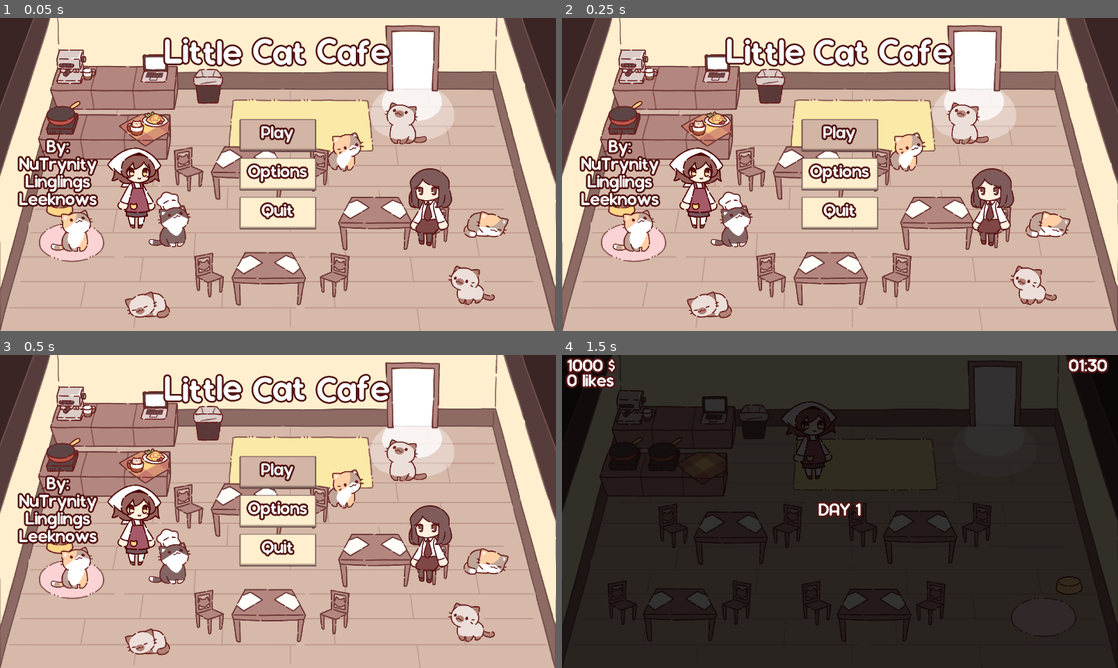
Above: before the commit, frames 1-4 (two rows, left to right).
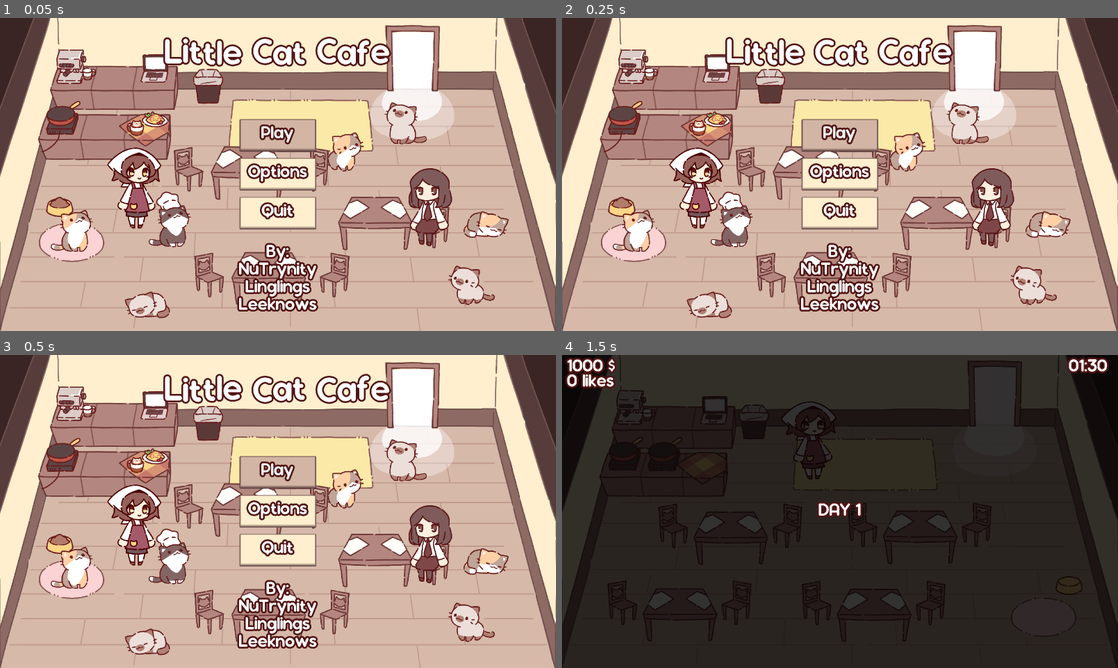
Above: after the commit, the same moments.

Repository: NuTrynity/Little-Cat-Cafe
Game: Godot game, scene res://Nodes/UI/main_menu.tscn
The game is run twice, just before and just after one commit, with the same random seed, the same clock (stepped at 60 frames per second) and the same inputs.
Inputs (mouse positions are in pixels of both pictures, inside the frame that each line leads up to):
- Up to frame 1 (0.05 s): no input
- Up to frame 2 (0.25 s): no input
- Up to frame 3 (0.5 s): no input
- Up to frame 4 (1.5 s): click "Play" at 0.5 s; move the mouse to (962, 495) at 1.27 s; hold Right (move_right) from 1.28 s (still down); hold E (interact) from 1.28 s (still down); click (962, 495) at 1.42 s

The runs differ from the first frame. In frame 1, 3.6% of the frame differs, in the area x 3-58%, y 38-94%; in frame 2, 3.6%; in frame 3, 3.6%; in frame 4, nothing differs.

Commit message:
added animation to game finished

Diff:
--- a/Nodes/UI/game_condition.tscn
+++ b/Nodes/UI/game_condition.tscn
@@ -6,6 +6,10 @@
 [ext_resource type="Resource" uid="uid://bgrjpjih4rwxy" path="res://CustomResources/PlayerMeal.tres" id="3_mtk45"]
 
 [sub_resource type="StyleBoxFlat" id="StyleBoxFlat_7jvi7"]
+content_margin_left = 0.0
+content_margin_top = 0.0
+content_margin_right = 0.0
+content_margin_bottom = 0.0
 bg_color = Color(0.392157, 1, 0.478431, 1)
 
 [sub_resource type="Animation" id="Animation_xderw"]
@@ -230,6 +234,66 @@
 "update": 0,
 "values": [Vector2(1, 1)]
 }
+tracks/10/type = "value"
+tracks/10/imported = false
+tracks/10/enabled = true
+tracks/10/path = NodePath("Results/Label/RatingBar:theme_override_styles/fill:bg_color")
+tracks/10/interp = 1
+tracks/10/loop_wrap = true
+tracks/10/keys = {
+"times": PackedFloat32Array(0),
+"transitions": PackedFloat32Array(1),
+"update": 0,
+"values": [Color(0.392157, 1, 0.478431, 1)]
+}
+tracks/11/type = "value"
+tracks/11/imported = false
+tracks/11/enabled = true
+tracks/11/path = NodePath("Results/Label/RatingBar:theme_override_styles/fill:expand_margin_left")
+tracks/11/interp = 1
+tracks/11/loop_wrap = true
+tracks/11/keys = {
+"times": PackedFloat32Array(0),
+"transitions": PackedFloat32Array(1),
+"update": 0,
+"values": [0.0]
+}
+tracks/12/type = "value"
+tracks/12/imported = false
+tracks/12/enabled = true
+tracks/12/path = NodePath("Results/Label/RatingBar:theme_override_styles/fill:expand_margin_top")
+tracks/12/interp = 1
+tracks/12/loop_wrap = true
+tracks/12/keys = {
+"times": PackedFloat32Array(0),
+"transitions": PackedFloat32Array(1),
+"update": 0,
+"values": [0.0]
+}
+tracks/13/type = "value"
+tracks/13/imported = false
+tracks/13/enabled = true
+tracks/13/path = NodePath("Results/Label/RatingBar:theme_override_styles/fill:expand_margin_right")
+tracks/13/interp = 1
+tracks/13/loop_wrap = true
+tracks/13/keys = {
+"times": PackedFloat32Array(0),
+"transitions": PackedFloat32Array(1),
+"update": 0,
+"values": [0.0]
+}
+tracks/14/type = "value"
+tracks/14/imported = false
+tracks/14/enabled = true
+tracks/14/path = NodePath("Results/Label/RatingBar:theme_override_styles/fill:expand_margin_bottom")
+tracks/14/interp = 1
+tracks/14/loop_wrap = true
+tracks/14/keys = {
+"times": PackedFloat32Array(0),
+"transitions": PackedFloat32Array(1),
+"update": 0,
+"values": [0.0]
+}
 
 [sub_resource type="Animation" id="Animation_xx25v"]
 resource_name = "Results"
@@ -442,9 +506,157 @@
 "values": [true]
 }
 
+[sub_resource type="Animation" id="Animation_2o6qx"]
+resource_name = "Game_Win"
+tracks/0/type = "value"
+tracks/0/imported = false
+tracks/0/enabled = true
+tracks/0/path = NodePath("Background:visible")
+tracks/0/interp = 1
+tracks/0/loop_wrap = true
+tracks/0/keys = {
+"times": PackedFloat32Array(0),
+"transitions": PackedFloat32Array(1),
+"update": 1,
+"values": [true]
+}
+tracks/1/type = "value"
+tracks/1/imported = false
+tracks/1/enabled = true
+tracks/1/path = NodePath("ConditionText:size")
+tracks/1/interp = 1
+tracks/1/loop_wrap = true
+tracks/1/keys = {
+"times": PackedFloat32Array(0),
+"transitions": PackedFloat32Array(1),
+"update": 0,
+"values": [Vector2(650, 132)]
+}
+tracks/2/type = "value"
+tracks/2/imported = false
+tracks/2/enabled = true
+tracks/2/path = NodePath("ConditionText:position")
+tracks/2/interp = 1
+tracks/2/loop_wrap = true
+tracks/2/keys = {
+"times": PackedFloat32Array(0),
+"transitions": PackedFloat32Array(1),
+"update": 0,
+"values": [Vector2(955, 218)]
+}
+tracks/3/type = "value"
+tracks/3/imported = false
+tracks/3/enabled = true
+tracks/3/path = NodePath("Results:visible")
+tracks/3/interp = 1
+tracks/3/loop_wrap = true
+tracks/3/keys = {
+"times": PackedFloat32Array(0),
+"transitions": PackedFloat32Array(1),
+"update": 1,
+"values": [true]
+}
+tracks/4/type = "value"
+tracks/4/imported = false
+tracks/4/enabled = true
+tracks/4/path = NodePath("Results:position")
+tracks/4/interp = 1
+tracks/4/loop_wrap = true
+tracks/4/keys = {
+"times": PackedFloat32Array(0),
+"transitions": PackedFloat32Array(1),
+"update": 0,
+"values": [Vector2(988.5, 482)]
+}
+tracks/5/type = "value"
+tracks/5/imported = false
+tracks/5/enabled = true
+tracks/5/path = NodePath("Results:size")
+tracks/5/interp = 1
+tracks/5/loop_wrap = true
+tracks/5/keys = {
+"times": PackedFloat32Array(0),
+"transitions": PackedFloat32Array(1),
+"update": 0,
+"values": [Vector2(583, 476)]
+}
+tracks/6/type = "value"
+tracks/6/imported = false
+tracks/6/enabled = true
+tracks/6/path = NodePath("Results/Label/RatingBar:theme_override_styles/fill:bg_color")
+tracks/6/interp = 2
+tracks/6/loop_wrap = true
+tracks/6/keys = {
+"times": PackedFloat32Array(0, 0.3, 1),
+"transitions": PackedFloat32Array(1, 1, 1),
+"update": 0,
+"values": [Color(0.392157, 1, 0.478431, 1), Color(1, 1, 1, 1), Color(0.392157, 1, 0.478431, 1)]
+}
+tracks/7/type = "value"
+tracks/7/imported = false
+tracks/7/enabled = true
+tracks/7/path = NodePath("Results/Label/RatingBar:theme_override_styles/fill:expand_margin_left")
+tracks/7/interp = 2
+tracks/7/loop_wrap = true
+tracks/7/keys = {
+"times": PackedFloat32Array(0, 0.3, 1),
+"transitions": PackedFloat32Array(1, 1, 1),
+"update": 0,
+"values": [0.0, 30.0, 0.0]
+}
+tracks/8/type = "value"
+tracks/8/imported = false
+tracks/8/enabled = true
+tracks/8/path = NodePath("Results/Label/RatingBar:theme_override_styles/fill:expand_margin_top")
+tracks/8/interp = 2
+tracks/8/loop_wrap = true
+tracks/8/keys = {
+"times": PackedFloat32Array(0, 0.3, 1),
+"transitions": PackedFloat32Array(1, 1, 1),
+"update": 0,
+"values": [0.0, 30.0, 0.0]
+}
+tracks/9/type = "value"
+tracks/9/imported = false
+tracks/9/enabled = true
+tracks/9/path = NodePath("Results/Label/RatingBar:theme_override_styles/fill:expand_margin_right")
+tracks/9/interp = 2
+tracks/9/loop_wrap = true
+tracks/9/keys = {
+"times": PackedFloat32Array(0, 0.3, 1),
+"transitions": PackedFloat32Array(1, 1, 1),
+"update": 0,
+"values": [0.0, 30.0, 0.0]
+}
+tracks/10/type = "value"
+tracks/10/imported = false
+tracks/10/enabled = true
+tracks/10/path = NodePath("Results/Label/RatingBar:theme_override_styles/fill:expand_margin_bottom")
+tracks/10/interp = 2
+tracks/10/loop_wrap = true
+tracks/10/keys = {
+"times": PackedFloat32Array(0, 0.3, 1),
+"transitions": PackedFloat32Array(1, 1, 1),
+"update": 0,
+"values": [0.0, 30.0, 0.0]
+}
+tracks/11/type = "value"
+tracks/11/imported = false
+tracks/11/enabled = true
+tracks/11/path = NodePath("DayLabel:visible")
+tracks/11/interp = 1
+tracks/11/loop_wrap = true
+tracks/11/keys = {
+"times": PackedFloat32Array(0),
+"transitions": PackedFloat32Array(1),
+"update": 1,
+"values": [false]
+}
+
 [sub_resource type="AnimationLibrary" id="AnimationLibrary_edh6i"]
 _data = {
 "Game_Over": SubResource("Animation_xderw"),
+"Game_Win": SubResource("Animation_2o6qx"),
 "RESET": SubResource("Animation_i4dsi"),
 "Results": SubResource("Animation_xx25v"),
 "day_counter": SubResource("Animation_jp4j4")
@@ -523,10 +735,10 @@
 anchor_top = 0.5
 anchor_right = 0.5
 anchor_bottom = 0.5
-offset_left = -20.0
-offset_top = -67.0
-offset_right = 20.0
-offset_bottom = 67.0
+offset_left = -291.5
+offset_top = -238.0
+offset_right = 291.5
+offset_bottom = 238.0
 grow_horizontal = 2
 grow_vertical = 2
 theme_override_constants/separation = 94
@@ -564,7 +776,10 @@
 
 [node name="RatingBar" type="ProgressBar" parent="Results/Label"]
 layout_mode = 2
+theme_override_colors/font_outline_color = Color(0.317647, 0.0784314, 0.0745098, 1)
+theme_override_constants/outline_size = 32
 theme_override_styles/fill = SubResource("StyleBoxFlat_7jvi7")
+value = 100.0
 
 [node name="NextDay" type="Button" parent="Results"]
 layout_mode = 2
--- a/Nodes/UI/main_menu.tscn
+++ b/Nodes/UI/main_menu.tscn
@@ -215,14 +215,16 @@
 
 [node name="Credits" type="Label" parent="."]
 layout_mode = 1
-anchors_preset = 4
-anchor_top = 0.5
-anchor_bottom = 0.5
-offset_left = 87.0
-offset_top = -238.0
-offset_right = 450.0
-offset_bottom = 238.0
-grow_vertical = 2
+anchors_preset = 7
+anchor_left = 0.5
+anchor_top = 1.0
+anchor_right = 0.5
+anchor_bottom = 1.0
+offset_left = -181.5
+offset_top = -476.0
+offset_right = 181.5
+grow_horizontal = 2
+grow_vertical = 0
 theme_override_constants/line_spacing = 16
 text = "By:
 NuTrynity
--- a/Scripts/ResourceScripts/GameManager.gd
+++ b/Scripts/ResourceScripts/GameManager.gd
@@ -3,6 +3,7 @@
 class_name GameManager
 signal game_end
 signal day_end
+signal game_finished
 
 @export var game_minutes : int
 @export var game_seconds : int
--- a/Scripts/UIScripts/game_condition.gd
+++ b/Scripts/UIScripts/game_condition.gd
@@ -14,10 +14,12 @@
 var click = load("res://Assets/SFX/click_sfx.ogg")
 var victory_sfx = load("res://Assets/Music/Good Job!.wav")
 var current_qouta : float = 0
+var game_finished : bool = false
 
 func _ready():
 	game_manager.day_end.connect(_end_day)
 	ratings.max_value = qouta
+	current_qouta = GlobalScript.rating #set to current rating
 
 	setup_timer()
 	next_day()
@@ -43,8 +45,8 @@
 		current_qouta += 100
 
 		if current_qouta >= qouta:
-			qouta += qouta * 1.1
-			GlobalScript.rating = 0
+			animation.play("Game_Win")
+			game_finished = true
 	else:
 		qouta_timer.stop()
 
@@ -69,6 +71,9 @@
 	resources.carry_amt = 0
 
 func _on_next_day_pressed():
-	get_tree().reload_current_scene()
-	AudioManager.play_sound(click)
-	game_manager.days += 1
+	if game_finished == true:
+		pass #put another result screen here
+	else:
+		get_tree().reload_current_scene()
+		AudioManager.play_sound(click)
+		game_manager.days += 1
--- a/scene_0.tscn
+++ b/scene_0.tscn
@@ -141,7 +141,7 @@
 [node name="EndDay" type="CanvasLayer" parent="."]
 
 [node name="GameCondition" parent="EndDay" instance=ExtResource("19_nxtfs")]
-qouta = 7500
+qouta = 7500.0
 
 [editable path="Table1"]
 [editable path="Table1/chair2"]
Not shown: 5 places in Assets/Theme/main_menu.tres that only renumber resources
Not shown: 1 places in Nodes/UI/game_condition.tscn that only renumber resources
